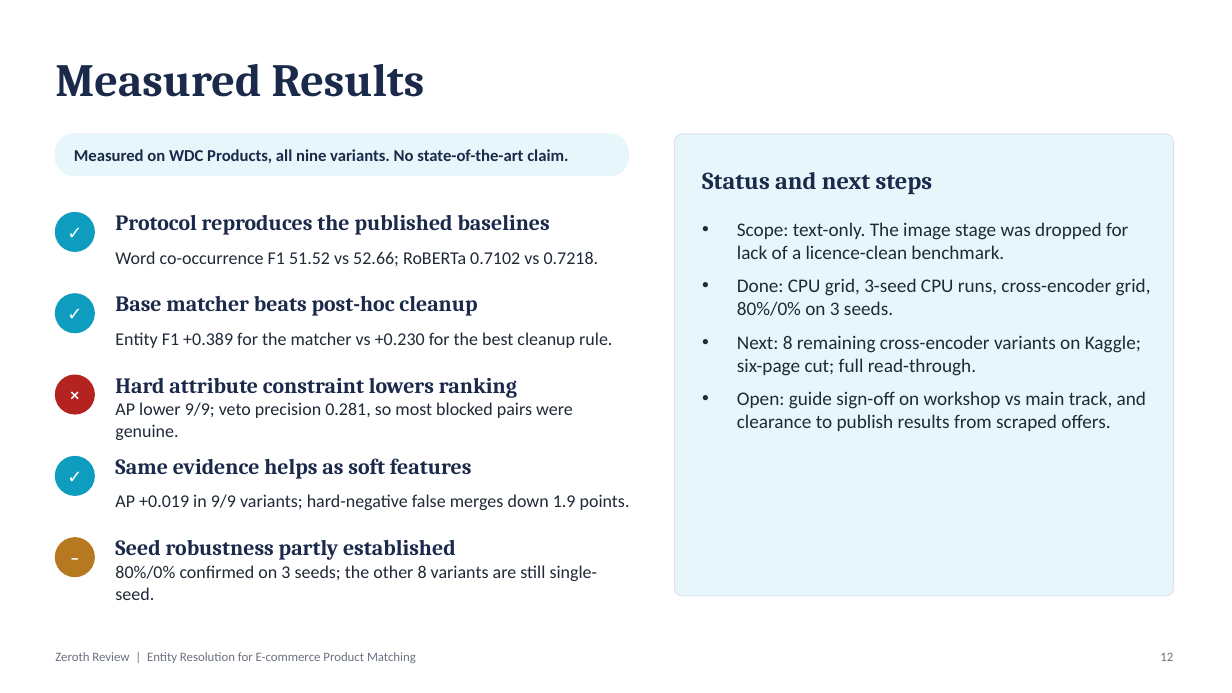
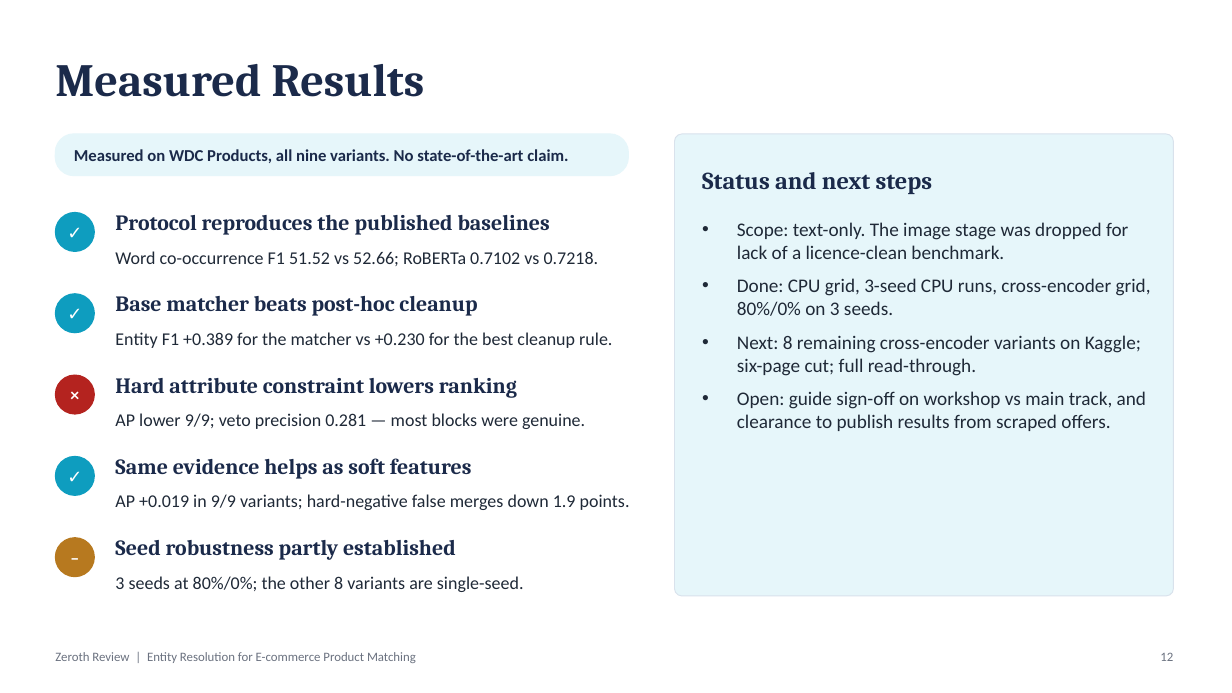
Before and after one commit to Vikramsrini/MajorProject, a slide deck: slide 12 of deck/Zeroth_Review_Entity_Resolution_v2.pptx. Drawn at 1232x693 pixels with LibreOffice and Linux fonts; fonts in the diff are those of the drawing. Boxes give left, top, right and bottom in pixels: in the first picture for what was removed or moved away, otherwise in the second. Text is boxed around its words. In the diff, an @@ line names an element or a change of style, - is before the commit and + after.

Commit message:
Fix deck typography after rendering: single-line bodies and uniform card titles
Rendered all 14 slides through LibreOffice and inspected them. Five fixes:
- slide 12: shorten two result bodies so they stop wrapping into the row below
- slide 8: card 6 title 'Attribute-aware matching' wrapped and crowded its body;
  shortened to 'Attribute matching'
- slide 10: 'scikit-learn GBDT' role wrapped, making one row taller than the rest
- slide 13: use a real multiplication sign in '3 seeds x 90% resample'

Validation passes; deck/.gitignore keeps the render artifacts out of the repo.

```diff
--- a/deck/Zeroth_Review_Entity_Resolution_v2.pptx
+++ b/deck/Zeroth_Review_Entity_Resolution_v2.pptx
@@ text at box(115, 413, 585, 429): text changed @@
-AP lower 9/9; veto precision 0.281, so most blocked pairs were genuine.
+AP lower 9/9; veto precision 0.281 — most blocks were genuine.
@@ text at box(115, 576, 524, 592): text changed @@
-80%/0% confirmed on 3 seeds; the other 8 variants are still single-seed.
+3 seeds at 80%/0%; the other 8 variants are single-seed.
```
Also in this commit, not shown: 3 other slides changed, 3 other files.
